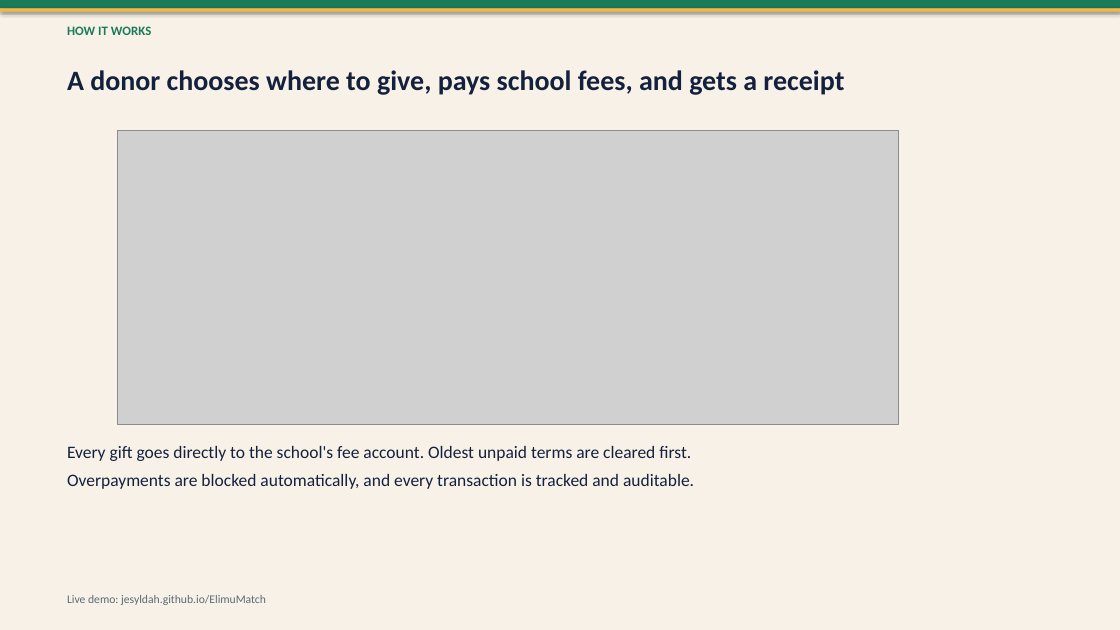
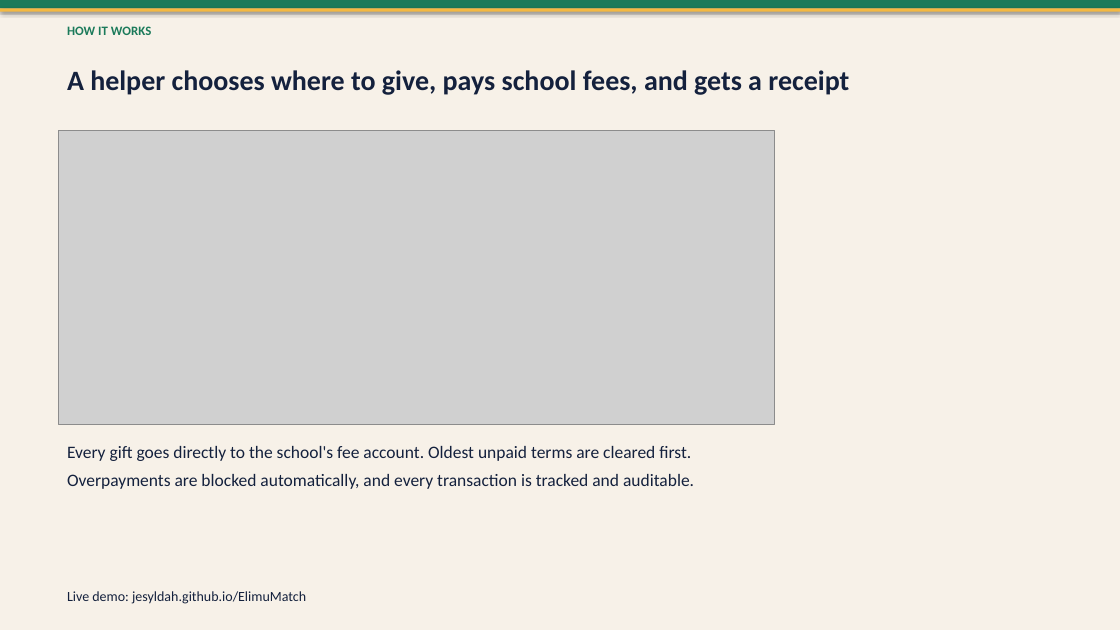
Before and after one commit to Jesyldah/ElimuMatch, a slide deck: slide 5 of ElimuMatch_Executive_Pitch.pptx. Drawn at 1120x630 pixels with LibreOffice and Linux fonts; fonts in the diff are those of the drawing; grey boxes stand for pictures. Boxes give left, top, right and bottom in pixels: in the first picture for what was removed or moved away, otherwise in the second. Text is boxed around its words. In the diff, an @@ line names an element or a change of style, - is before the commit and + after.

```diff
--- a/ElimuMatch_Executive_Pitch.pptx
+++ b/ElimuMatch_Executive_Pitch.pptx
@@ text at box(67, 70, 849, 95): text changed @@
-A donor chooses where to give, pays school fees, and gets a receipt
+A helper chooses where to give, pays school fees, and gets a receipt
@@ picture: place and size @@
-picture at box(118, 130, 899, 424)
+picture at box(59, 130, 776, 424)
@@ text "Live demo: jesyldah.github.io/ElimuMatch" at box(67, 591, 306, 604): size 10 to 12 pt, text colour #5C6B73 to #14213D @@
```
Also in this commit, not shown: 9 other slides changed, 24 other files.
